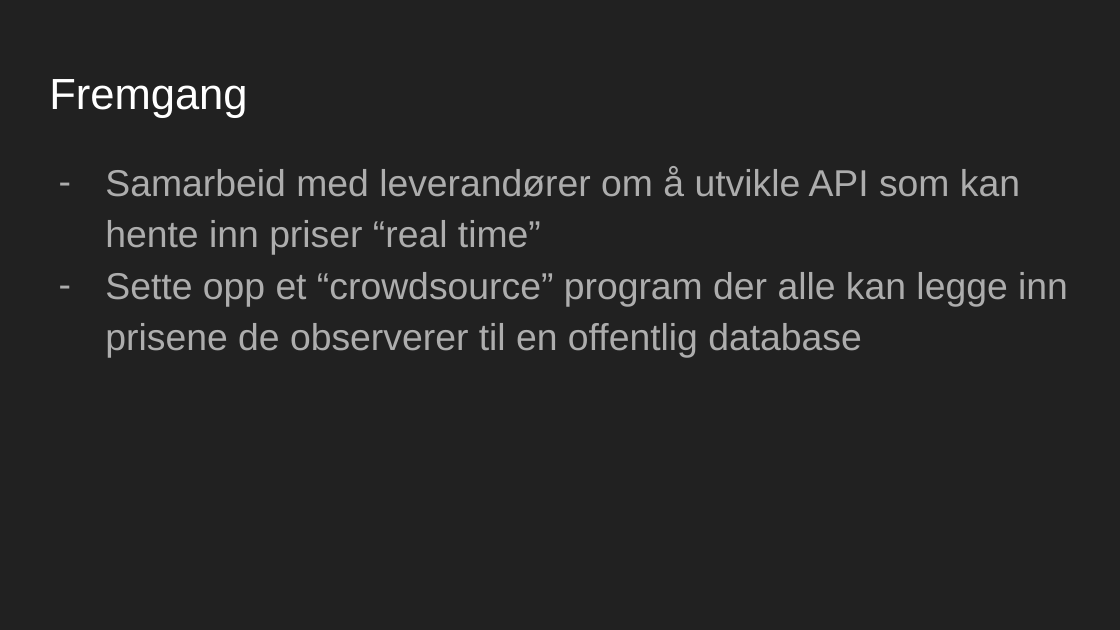
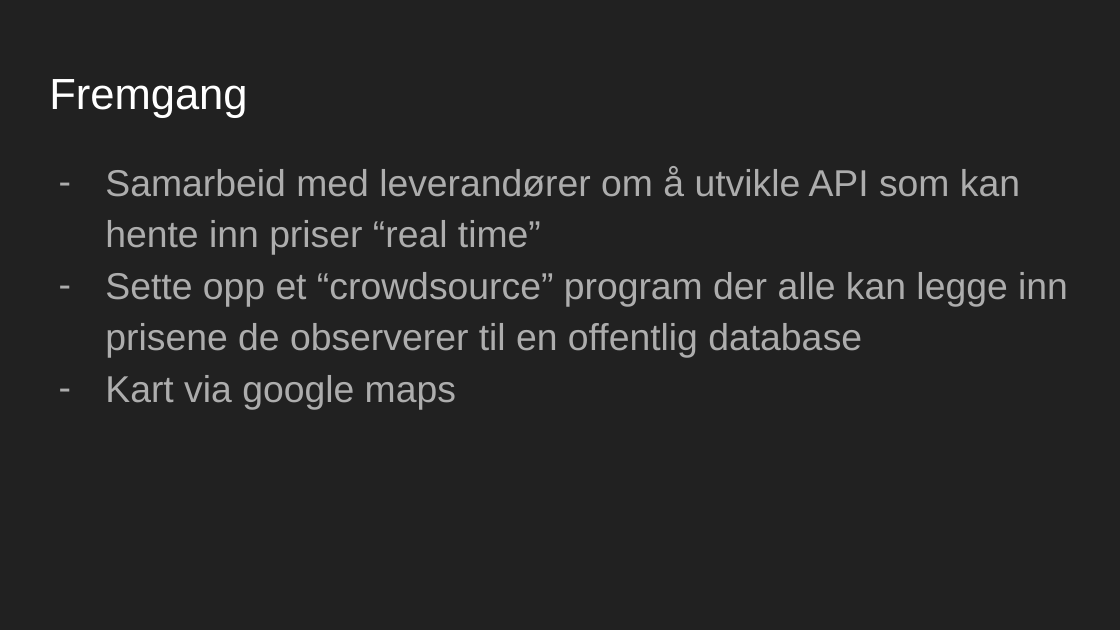
Before and after one commit to h587729/ING102, a slide deck: slide 4 of Drivstoffpriser, heispitch.pptx. Drawn at 1120x630 pixels with LibreOffice and Linux fonts; fonts in the diff are those of the drawing. Boxes give left, top, right and bottom in pixels: in the first picture for what was removed or moved away, otherwise in the second. Text is boxed around its words. In the diff, an @@ line names an element or a change of style, - is before the commit and + after.

Commit message:
pptx update

```diff
--- a/Drivstoffpriser, heispitch.pptx
+++ b/Drivstoffpriser, heispitch.pptx
@@ text at <box>105,375,456,410</box>: paragraph added @@
+– Kart via google maps
```
